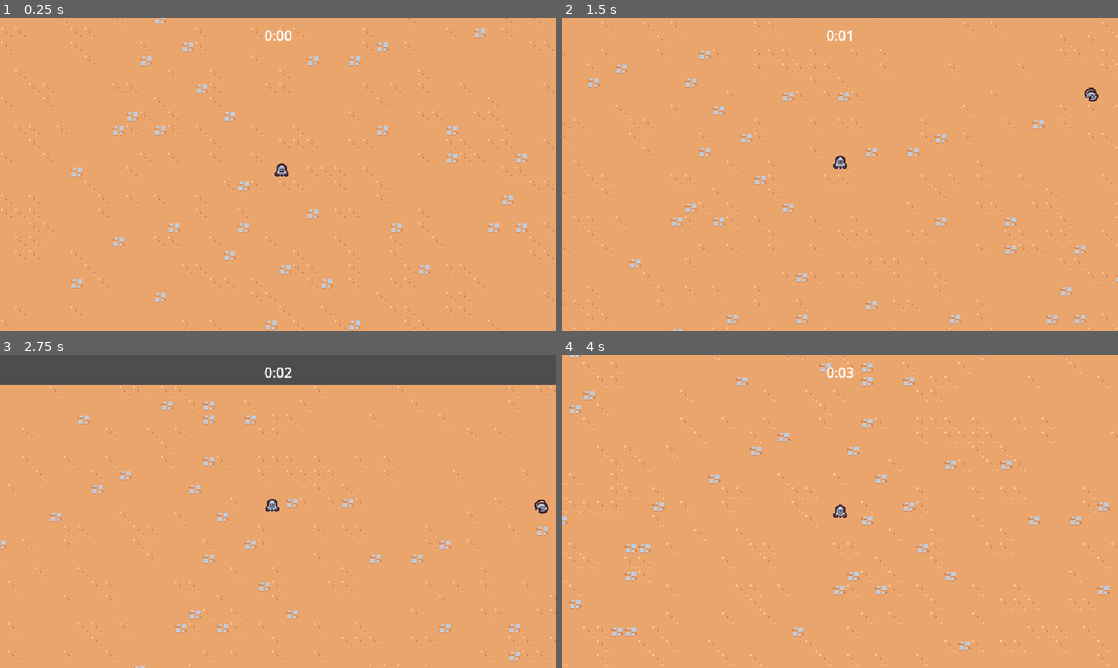
Above: before the commit, frames 1-4 (two rows, left to right).
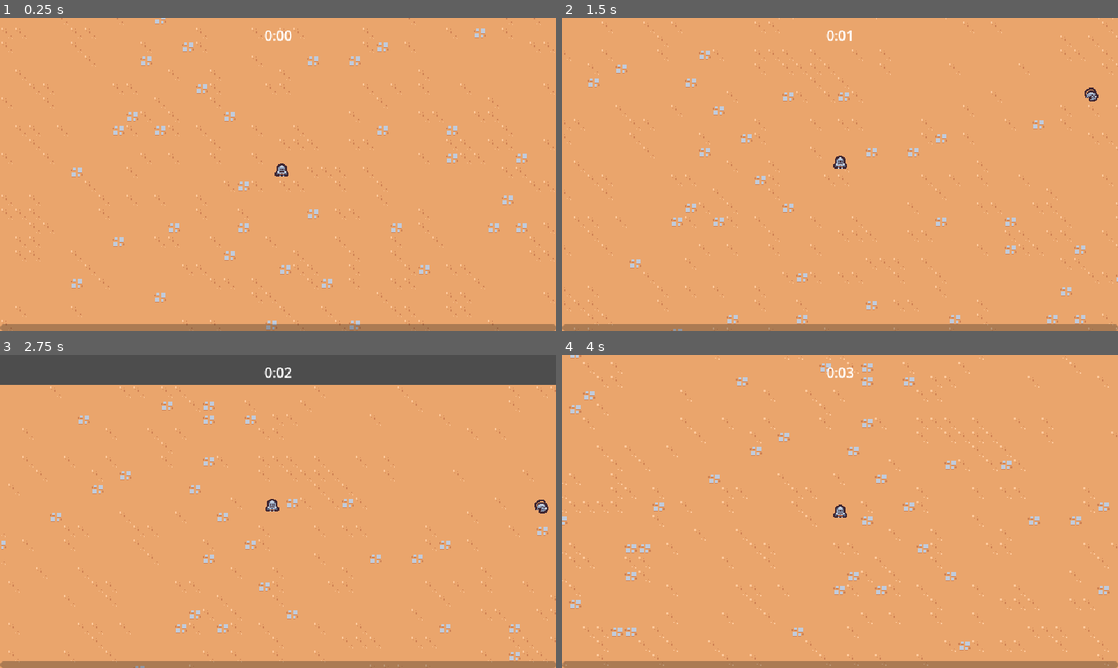
Above: after the commit, the same moments.

Repository: justknick/myFirst2DSurvivorsGame
Game: Godot game, scene res://scenes/main/main.tscn
Two runs of this game, one before a commit and one after it. Both use one fixed random seed, a clock stepped at 60 frames per second and the inputs below.
Inputs:
- Up to frame 1 (0.25 s): no input
- Up to frame 2 (1.5 s): hold W (move_up) from 0.53 s (still down)
- Up to frame 3 (2.75 s): release W (move_up) at 2.03 s; hold A (move_left) from 2.03 s (still down)
- Up to frame 4 (4 s): release A (move_left) at 3.53 s; hold S (move_down) from 3.53 s (still down)

The runs differ from the first frame. In frame 1, 2.2% of the frame differs, in the area x 0-100%, y 97-100%; in frame 2, 2.2%; in frame 3, 2.2%; in frame 4, 2.2%.

Commit message:
Section 2.20 - creating an experience bar // created experience_bar scene // updated experience manager (implemented level up) and main (assigned exp mngr to exp bar) scenes

Diff:
--- a/scenes/main/main.tscn
+++ b/scenes/main/main.tscn
@@ -6,12 +6,16 @@
 [ext_resource type="PackedScene" uid="uid://babtqlv04dulv" path="res://scenes/manager/enemy_manager.tscn" id="1_jkh7g"]
 [ext_resource type="TileSet" uid="uid://bkdm2kbyp4dlb" path="res://resources/tileset.tres" id="1_l4d1i"]
 [ext_resource type="PackedScene" uid="uid://6e1sp60g3qrm" path="res://scenes/manager/arena_time_manager.tscn" id="2_voi0b"]
+[ext_resource type="PackedScene" uid="uid://bxkl5qgm5x8jy" path="res://scenes/ui/experience_bar.tscn" id="2_x3rap"]
 [ext_resource type="PackedScene" uid="uid://fxu2u0g8kjts" path="res://scenes/manager/experience_manager.tscn" id="4_6f4sp"]
 
 [node name="Main" type="Node"]
 
 [node name="ArenaTimeUI" parent="." node_paths=PackedStringArray("arena_time_manager") instance=ExtResource("1_bhlov")]
 arena_time_manager = NodePath("../ArenaTimeManager")
+
+[node name="ExperienceBar" parent="." node_paths=PackedStringArray("experience_manager") instance=ExtResource("2_x3rap")]
+experience_manager = NodePath("../ExperienceManager")
 
 [node name="ArenaTimeManager" parent="." instance=ExtResource("2_voi0b")]
 
--- a/scenes/manager/experience_manager.gd
+++ b/scenes/manager/experience_manager.gd
@@ -1,6 +1,12 @@
 extends Node
 
+signal experience_updated(current_experience: float, target_experience: float)
+
+const TARGET_EXPERIENCE_GROWTH = 5
+
 var current_experience = 0
+var current_level = 1
+var target_experience = 5
 
 
 func _ready():
@@ -8,8 +14,13 @@
 
 
 func increment_experience(number: float):
-	current_experience += number
-	print(current_experience)
+	current_experience = min(current_experience + number, target_experience)
+	experience_updated.emit(current_experience, target_experience)
+	if current_experience == target_experience:
+		current_level += 1
+		target_experience += TARGET_EXPERIENCE_GROWTH
+		current_experience = 0
+		experience_updated.emit(current_experience, target_experience)
 
 
 func on_experience_vial_collected(number: float):
--- /dev/null
+++ b/scenes/ui/experience_bar.gd
@@ -0,0 +1,16 @@
+extends CanvasLayer
+
+@export var experience_manager: Node
+@onready var progress_bar = $MarginContainer/ProgressBar
+
+
+func _ready():
+	progress_bar.value = 0
+	experience_manager.experience_updated.connect(on_experience_updated)
+
+
+func on_experience_updated(current_experience:float, target_experience: float):
+	if target_experience == null:
+		return
+	var percent = current_experience / target_experience
+	progress_bar.value = percent
--- /dev/null
+++ b/scenes/ui/experience_bar.tscn
@@ -0,0 +1,23 @@
+[gd_scene load_steps=2 format=3 uid="uid://bxkl5qgm5x8jy"]
+
+[ext_resource type="Script" path="res://scenes/ui/experience_bar.gd" id="1_oaubh"]
+
+[node name="ExperienceBar" type="CanvasLayer"]
+script = ExtResource("1_oaubh")
+
+[node name="MarginContainer" type="MarginContainer" parent="."]
+anchors_preset = 15
+anchor_right = 1.0
+anchor_bottom = 1.0
+grow_horizontal = 2
+grow_vertical = 2
+mouse_filter = 2
+
+[node name="ProgressBar" type="ProgressBar" parent="MarginContainer"]
+custom_minimum_size = Vector2(0, 8)
+layout_mode = 2
+size_flags_vertical = 8
+mouse_filter = 2
+max_value = 1.0
+value = 0.5
+show_percentage = false
Not shown: 1 places in scenes/main/main.tscn that only renumber resources
